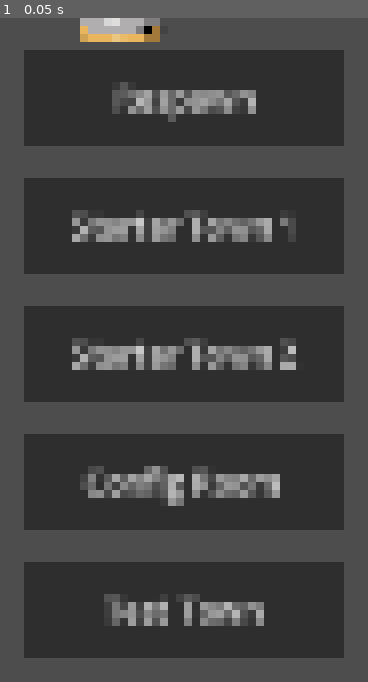
Above: before the commit, frame 1.
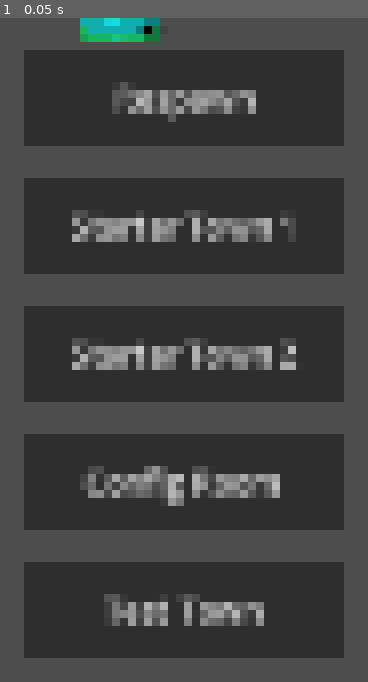
Above: after the commit, the same moment.

Repository: uplord/game-uplord
Game: Godot game, scene res://Entities/RemotePlayer/RemotePlayer.tscn
The game is run twice, just before and just after one commit, with the same random seed, the same clock (stepped at 60 frames per second) and the same inputs. This scene is started directly instead of the project's main scene.
Inputs:
- Up to frame 1 (0.05 s): no input

The runs differ from the first frame. In frame 1, 0.8% of the frame differs, in the area x 21-44%, y 0-4%.
Error in both runs: Invalid call. Nonexistent function 'setup' in base 'Nil'. (res://Utilities/Game/GameManager/GameManager.gd:13)

Commit message:
feat: display remote players

Diff:
--- a/Entities/Player/Player.gd
+++ b/Entities/Player/Player.gd
@@ -85,6 +85,7 @@
 		"direction": body.scale.x,
 		"stage": SceneManager.current_stage,
 		"scene": SceneManager.current_scene,
+		"instance": SceneManager.current_instance,
 	})
 
 # -------------------------
--- a/Entities/RemotePlayer/RemotePlayer.gd
+++ b/Entities/RemotePlayer/RemotePlayer.gd
@@ -1,4 +1,5 @@
 extends Node2D
+class_name RemotePlayer
 
 @onready var body = $Model/Body
 
@@ -7,3 +8,7 @@
 
 func _physics_process(_delta):
 	z_index = int(global_position.y)
+
+func set_facing(direction: Vector2):
+	if abs(direction.x) > 0.1:
+		body.scale.x = 1 if direction.x < 0 else -1
--- a/Entities/RemotePlayer/RemotePlayer.tscn
+++ b/Entities/RemotePlayer/RemotePlayer.tscn
@@ -12,5 +12,6 @@
 [node name="Body" type="Node2D" parent="Model" unique_id=1281244017]
 
 [node name="Armour" type="Sprite2D" parent="Model/Body" unique_id=1413598600]
+modulate = Color(0.101960786, 1, 1, 1)
 texture = ExtResource("2_lkt0a")
 offset = Vector2(0, -677)
--- a/Utilities/Game/GameManager/GameManager.gd
+++ b/Utilities/Game/GameManager/GameManager.gd
@@ -43,4 +43,4 @@
 	]
 
 	label_scene.text = SceneManager.current_scene
-	label_count.text = "Players: %d" % SceneManager.instance_player_count
+	label_count.text = "Players: %d" % SceneManager.get_local_instance_count()
--- a/Utilities/Game/ServerManager/ServerManager.gd
+++ b/Utilities/Game/ServerManager/ServerManager.gd
@@ -20,19 +20,10 @@
 
 # 🔥 NOW SCOPED PER INSTANCE
 var used_spawn_ids: Dictionary = {}
-# format:
-# {
-#   "stage::scene": { client_id: spawn_index }
-# }
-
 const MAX_PLAYERS_PER_INSTANCE := 3
 var instance_population := {}
-# {
-#   "stage::instance": [client_ids]
-# }
 
 var spawn_points_cache: Dictionary = {}
-
 var spawn_radius := 64
 
 
@@ -301,6 +292,7 @@
 				"stage": stage,
 				"scene": scene,
 				"instance": instance,
+				"instance_count": instance_population[key].size()
 			}
 
 			send_to_client(client_id, {
@@ -310,36 +302,47 @@
 				"instance_count": instance_population[key].size()
 			})
 
+			_broadcast_remote_snapshot()
+
+
 
 		"c_move_player":
-			if not remote_players.has(client_id):
-				return
-
-			var data_ref = remote_players[client_id]
-			var stage = data_ref.stage
-			var scene = data_ref.scene
-			var instance = data_ref.instance
-
+			var stage = data.stage
+			var scene = data.scene
+			var instance = data.instance
+
+			# optional: keep spawn validation (your existing logic)
 			var key = _get_instance_key(stage, instance)
 
-			if not used_spawn_ids.has(key):
-				return
-
-			if not used_spawn_ids[key].has(client_id):
-				return
-
-			var spawn_id = used_spawn_ids[key][client_id]
-			var spawn_pos = get_spawn_points(stage, scene)[spawn_id]
-
-			if data.position.distance_to(spawn_pos) > spawn_radius:
-				used_spawn_ids[key].erase(client_id)
+			if used_spawn_ids.has(key) and used_spawn_ids[key].has(client_id):
+				var spawn_id = used_spawn_ids[key][client_id]
+				var spawn_pos = get_spawn_points(stage, scene)[spawn_id]
+
+				if data.position.distance_to(spawn_pos) > spawn_radius:
+					used_spawn_ids[key].erase(client_id)
+
+			remote_players[client_id] = {
+				"position": data.position,
+				"direction": data.direction,
+				"stage": stage,
+				"scene": scene,
+				"instance": instance,
+				"instance_count": instance_population[key].size()
+			}
+
+			# 🔥 broadcast movement immediately
+			send_to_client(client_id, {
+				"type": "s_move_player",
+				"client_id": client_id,
+				"position": data.position
+			})
+
+			_broadcast_remote_snapshot()
 
 
 		"c_teleport_player":
 			var target_stage = data.stage if data.stage != "" else SceneManager.current_stage
 			var target_scene = data.scene if data.scene != "" else SceneManager.current_scene
-
-			var is_stage_change = remote_players.has(client_id) and remote_players[client_id]["stage"] != target_stage
 
 			_free_spawn(client_id)
 			_remove_from_instance(client_id)
@@ -371,10 +374,11 @@
 
 			remote_players[client_id] = {
 				"position": position,
-				"direction": data.direction,
+				"direction": data.direction.x,
 				"stage": target_stage,
 				"scene": target_scene,
 				"instance": instance,
+				"instance_count": instance_population[key].size()
 			}
 
 			send_to_client(client_id, {
@@ -387,6 +391,14 @@
 				"instance_count": instance_population[key].size()
 			})
 
+			_broadcast_remote_snapshot()
+
+
+func _broadcast_remote_snapshot() -> void:
+	broadcast({
+		"type": "s_remote_players",
+		"remote_players": remote_players
+	})
 
 # ==================================================
 # HEARTBEAT / DISCONNECT
@@ -403,6 +415,7 @@
 	_remove_from_instance(client_id)
 	remote_players.erase(client_id)
 	connected_clients.erase(client_id)
+	_broadcast_remote_snapshot()
 
 func handle_disconnect(client_id: int, reason: String) -> void:
 	print("Disconnect: ", client_id, " - ", reason)
@@ -448,8 +461,6 @@
 
 		"s_spawn_player":
 			SceneManager.current_instance = data.instance
-			SceneManager.instance_player_count = data.instance_count
-			GameManager.update_ui()
 			SceneManager.player.reset_teleport_state()
 			SceneManager.player.visible = true
 			SceneManager.player.respawn(data.spawn_position)
@@ -462,10 +473,12 @@
 			server_ready.emit()
 
 		"s_remote_players":
-			SceneManager._load_remote_players(data.remote_players)
+			SceneManager.spawn_remote_players(data.remote_players)
+
+		"s_move_player":
+			SceneManager.move_remote_players(data)
 
 		"s_teleport_player":
-			SceneManager.instance_player_count = data.instance_count
 			GameManager.update_ui()
 
 			SceneManager.apply_teleport(
--- a/Utilities/World/SceneManager/SceneManager.gd
+++ b/Utilities/World/SceneManager/SceneManager.gd
@@ -17,7 +17,11 @@
 var spawn_requested := false
 var scene_transitioning := false
 
+var last_remote_snapshot: Dictionary = {}
+
 var instance_player_count: int = 0
+
+# { peer_id: Node2D }
 
 func setup(scene_container: Node):
 	container = scene_container
@@ -60,12 +64,6 @@
 
 	selected_stage = packed_scene.instantiate()
 	container.add_child(selected_stage)
-
-	# CLEAR REMOTE_PLAYERS
-	var remote_parent = selected_stage.get_node_or_null("RemotePlayers")
-	if remote_parent:
-		for child in remote_parent.get_children():
-			child.queue_free()
 
 	# PLAYER
 	if player == null:
@@ -95,11 +93,16 @@
 		spawn_requested = true
 		ServerManager.send_to_server({ "type": "c_spawn_player" })
 
+	var remote_parent = Node2D.new()
+	remote_parent.name = "RemotePlayers"
+	selected_stage.add_child(remote_parent)
+
 	# FREE TRANSITION LOCK
 	get_tree().create_timer(0.2).timeout.connect(func():
 		scene_transitioning = false
 	)
 
+	# print('load_stage UI')
 	GameManager.update_ui()
 
 func respawn_player():
@@ -113,8 +116,10 @@
 	)
 
 	if same_location:
+		print(111)
 		ServerManager.send_to_server({ "type": "c_spawn_player" })
 	else:
+		print(3333)
 		spawn_requested = false
 		current_stage = default_stage
 		current_scene = default_scene
@@ -141,6 +146,7 @@
 	player.set_facing(exit_direction)
 	player.unlock_teleport()
 
+	# print('apply_teleport UI')
 	GameManager.update_ui()
 
 func teleport_player(target_stage: String, target_scene: String, target_teleport: String, exit_direction := Vector2.RIGHT):
@@ -206,3 +212,70 @@
 
 	temp_scene.queue_free()
 	return Vector2.ZERO
+
+
+func move_remote_players(data: Dictionary):
+	print("move_remote_players")
+
+
+func spawn_remote_players(data: Dictionary):
+	last_remote_snapshot = data
+	var parent = selected_stage.get_node_or_null("RemotePlayers")
+	if parent == null:
+		return
+
+	# 🔥 HARD RESET (CRITICAL FIX)
+	for child in parent.get_children():
+		child.queue_free()
+
+	var my_id = ServerManager.get_local_peer_id()
+
+	for client_id in data.keys():
+
+		if client_id == my_id:
+			continue
+
+		var p = data[client_id]
+
+		if typeof(p) != TYPE_DICTIONARY:
+			continue
+
+		if not p.has("stage") or not p.has("scene") or not p.has("instance") or not p.has("position"):
+			continue
+
+		if p.stage != current_stage:
+			continue
+		if p.scene != current_scene:
+			continue
+		if p.instance != current_instance:
+			continue
+
+		var remote_player = remote_player_scene.instantiate()
+		remote_player.name = "RemotePlayer_%d" % client_id
+		remote_player.global_position = p.position
+		parent.add_child(remote_player)
+
+	GameManager.update_ui()
+
+func get_local_instance_count() -> int:
+	return _count_from_snapshot(last_remote_snapshot)
+
+
+func _count_from_snapshot(snapshot: Dictionary) -> int:
+	var count := 0
+
+	for client_id in snapshot.keys():
+
+		var p = snapshot[client_id]
+
+		if typeof(p) != TYPE_DICTIONARY:
+			continue
+
+		if not p.has("stage") or not p.has("instance"):
+			continue
+
+		if p.stage == current_stage \
+		and p.instance == current_instance:
+			count += 1
+
+	return count
